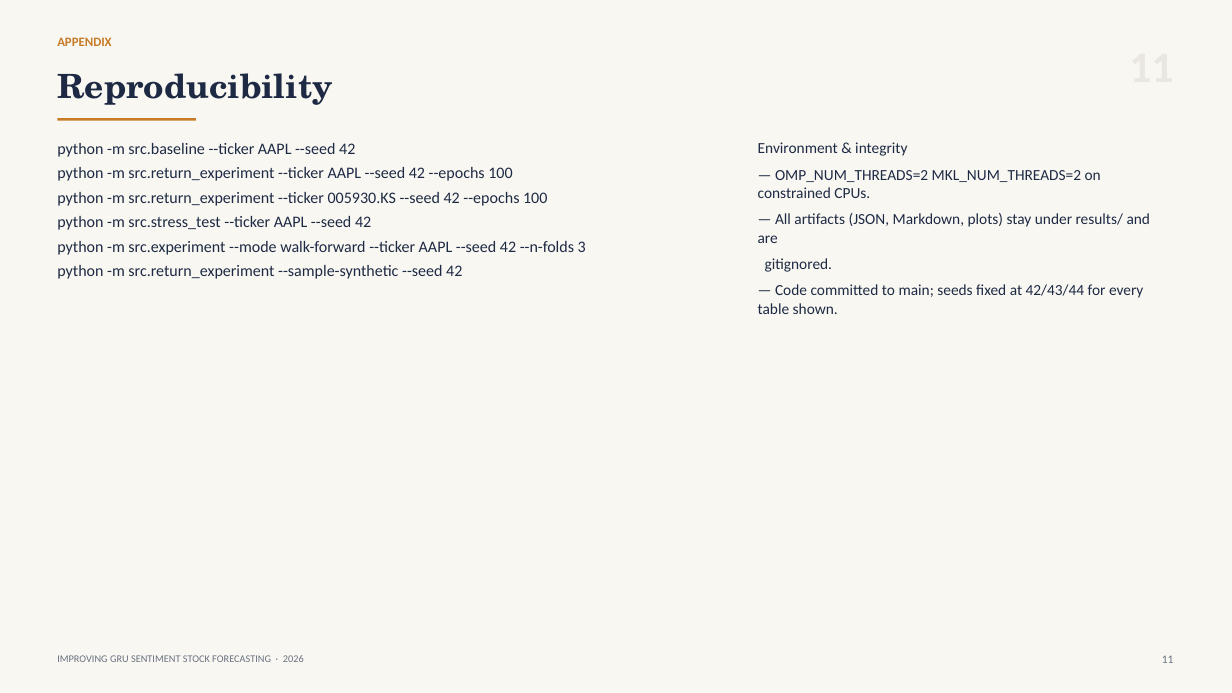
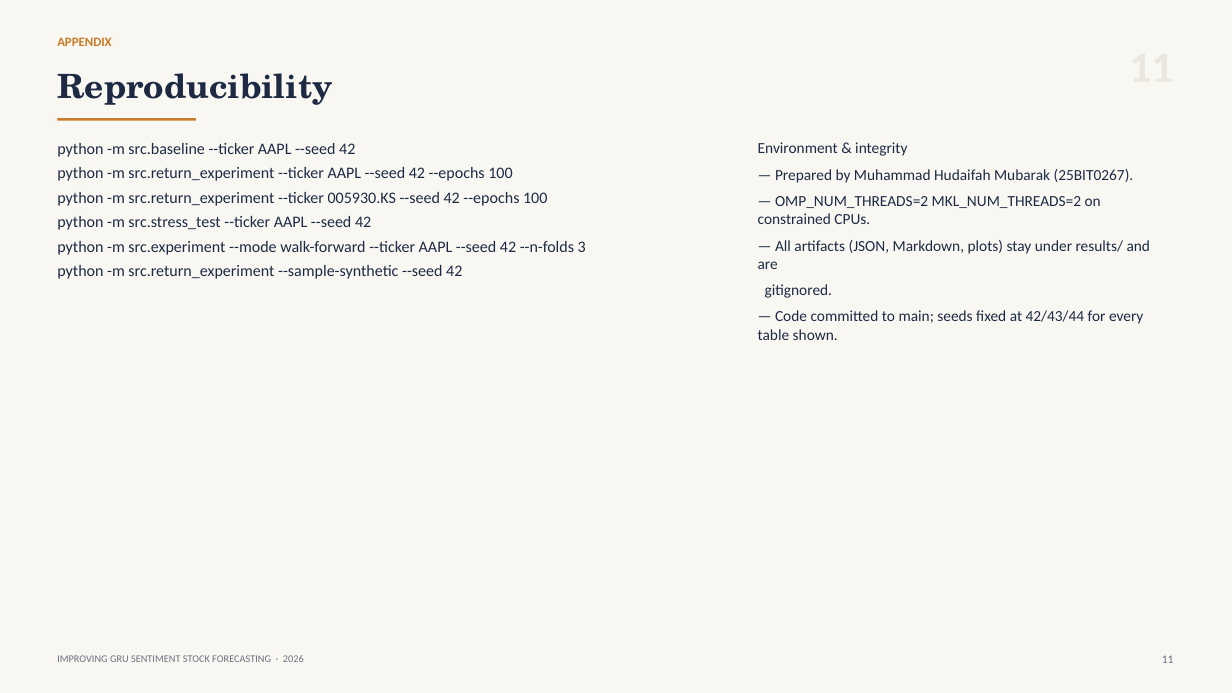
Before and after one commit to hudaifahwins/improving-gru-sentiment-stock-forecasting-padmakumari-maam, a slide deck: slide 12 of PROJECT_PRESENTATION.pptx. Drawn at 1232x693 pixels with LibreOffice and Linux fonts; fonts in the diff are those of the drawing. Boxes give left, top, right and bottom in pixels: in the first picture for what was removed or moved away, otherwise in the second. Text is boxed around its words. In the diff, an @@ line names an element or a change of style, - is before the commit and + after.

Commit message:
docs: add author attribution (Muhammad Hudaifah Mubarak, 25BIT0267)

```diff
--- a/PROJECT_PRESENTATION.pptx
+++ b/PROJECT_PRESENTATION.pptx
@@ text at [775, 169, 1134, 183]: paragraph added @@
+— Prepared by Muhammad Hudaifah Mubarak (25BIT0267).
```
Also in this commit, not shown: 1 other slide changed, 1 other file.
